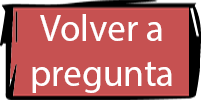
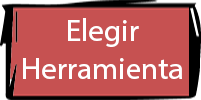
Before/after of a 201x100 layered artwork. What changed in the layer stack:
renamed "Volver a pregunta" to "Elegir Herramienta", painted on it over [23, 14, 182, 93]
